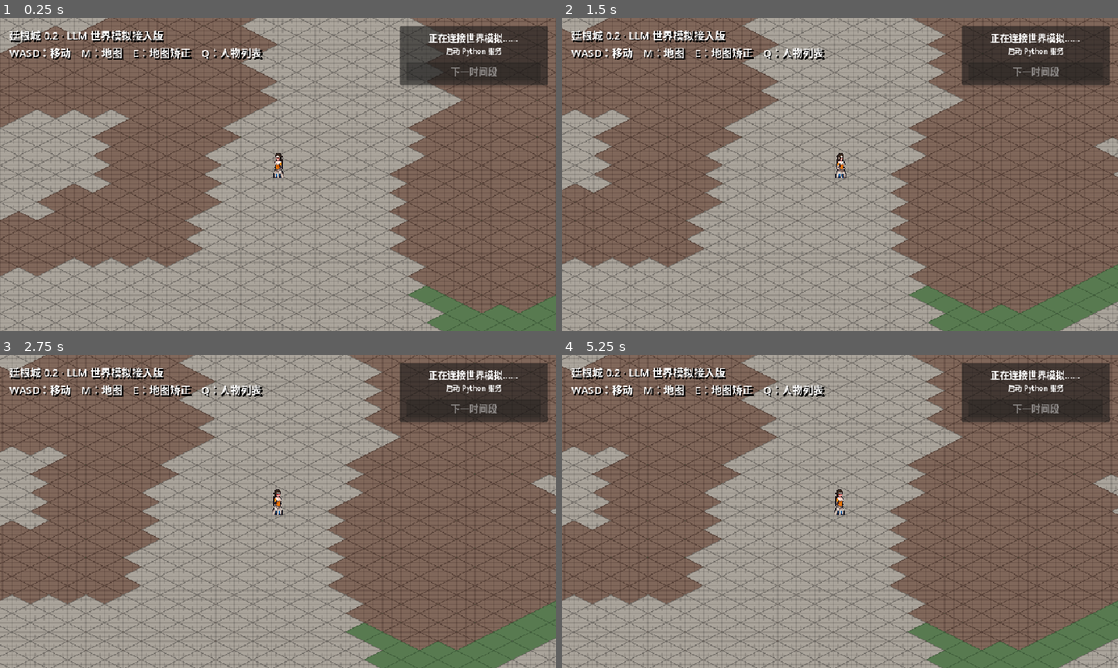
Above: before the commit, frames 1-4 (two rows, left to right).
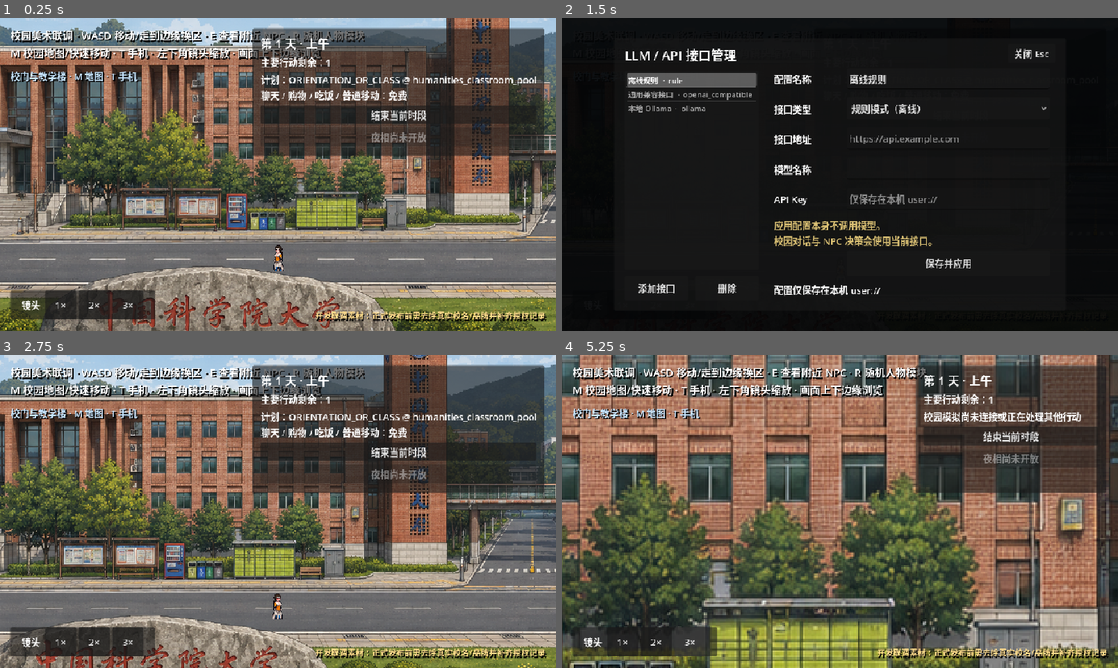
Above: after the commit, the same moments.

Repository: snappy716/LLM-simulate-society
Game: Godot game, scene res://scenes/campus/campus_collab_test.tscn
The game is run twice, just before and just after one commit, with the same random seed, the same clock (stepped at 60 frames per second) and the same inputs. Before the commit the project starts from res://scenes/debug/integration_test.tscn.
Inputs (mouse positions are in pixels of both pictures, inside the frame that each line leads up to):
- Up to frame 1 (0.25 s): no input
- Up to frame 2 (1.5 s): tap Enter at 0.5 s; move the mouse to (962, 158) at 0.52 s; hold D (move_right) 0.53-1.25 s; hold T (toggle_phone) 0.53-1.25 s; click (962, 158) at 0.67 s; click (762, 74) at 1.25 s, where only the run after the commit has a clickable "设"
- Up to frame 3 (2.75 s): click (467, 389) at 2 s, where only the run after the commit has a clickable "关闭 Esc"
- Up to frame 4 (5.25 s): click (962, 452) at 2.75 s, where only the run after the commit has a clickable "结束当前时段"; click (623, 642) at 3.5 s, where only the run after the commit has a clickable "1×"; click (656, 642) at 4.25 s, where only the run after the commit has a clickable "2×"; click (689, 642) at 5 s, where only the run after the commit has a clickable "3×"

The runs differ from the first frame. In frame 1, 88% of the frame differs, in the area x 0-100%, y 0-100%; in frame 2, 99%; in frame 3, 89%; in frame 4, 92%.

Commit message:
refactor: start campus independently and expose shared API settings

Diff:
--- a/game/project.godot
+++ b/game/project.godot
@@ -11,7 +11,7 @@
 [application]
 
 config/name="project-a-0.2"
-run/main_scene="res://scenes/debug/integration_test.tscn"
+run/main_scene="res://scenes/campus/campus_collab_test.tscn"
 config/features=PackedStringArray("4.7", "GL Compatibility")
 config/icon="res://icon.svg"
 
@@ -20,6 +20,7 @@
 SimulationBridge="*res://scripts/simulation/simulation_bridge.gd"
 CampusNavigation="*res://scripts/world/campus_navigation.gd"
 CampusPresentation="*res://scripts/world/campus_presentation.gd"
+InterfaceSettings="*res://scenes/ui/interface_settings_ui.tscn"
 
 [display]
 
--- a/game/scenes/ui/interface_settings_ui.tscn
+++ b/game/scenes/ui/interface_settings_ui.tscn
@@ -147,7 +147,7 @@
 offset_right = 752.0
 offset_bottom = 354.0
 theme_override_colors/font_color = Color(0.85, 0.75, 0.45, 1)
-text = "应用后不会立即请求模型。\n仅在深夜结束、生成次日计划时使用。"
+text = "应用配置本身不调用模型。\n校园对话与 NPC 决策会使用当前接口。"
 
 [node name="SaveApply" type="Button" parent="Panel/Window"]
 offset_left = 402.0
--- a/game/scripts/simulation/simulation_bridge.gd
+++ b/game/scripts/simulation/simulation_bridge.gd
@@ -803,7 +803,7 @@
 	if busy or _request.get_http_client_status() != HTTPClient.STATUS_DISCONNECTED:
 		return
 	_pending_operation = "snapshot"
-	var error := _request.request(_base_url + "/snapshot")
+	var error := _request.request(_base_url + "/kernel/campus-snapshot")
 	if error != OK:
 		connected = false
 
@@ -871,13 +871,14 @@
 			snapshot_updated.emit(snapshot)
 		action_completed.emit(bool(parsed.get("ok", false)), parsed)
 		return
-	snapshot = parsed
+	if not parsed.has("view_version") or not parsed.has("population") or not parsed.has("player"):
+		_finish_with_error("连接目标不是校园服务，请关闭旧服务后重试。")
+		return
+	campus_snapshot = parsed
 	connected = true
 	_retry_timer.stop()
-	connection_state_changed.emit(true, "模拟服务已连接")
-	snapshot_updated.emit(snapshot)
-	if campus_snapshot.is_empty():
-		refresh_campus_snapshot()
+	connection_state_changed.emit(true, "校园服务已连接")
+	campus_snapshot_updated.emit(campus_snapshot)
 	if operation == "step":
 		busy = false
 		advance_state_changed.emit(false)
--- a/game/scripts/ui/campus_art_map_ui.gd
+++ b/game/scripts/ui/campus_art_map_ui.gd
@@ -15,6 +15,8 @@
 
 
 func _unhandled_input(event: InputEvent) -> void:
+	if InterfaceSettings.is_open():
+		return
 	if event.is_action_pressed("toggle_map"):
 		_set_open(not _opened)
 		get_viewport().set_input_as_handled()
--- a/game/scripts/ui/campus_npc_inspector_ui.gd
+++ b/game/scripts/ui/campus_npc_inspector_ui.gd
@@ -144,6 +144,8 @@
 
 
 func _unhandled_input(event: InputEvent) -> void:
+	if InterfaceSettings.is_open():
+		return
 	if event.is_action_pressed("interact_npc"):
 		if _opened:
 			_set_open(false)
--- a/game/scripts/ui/campus_phone_ui.gd
+++ b/game/scripts/ui/campus_phone_ui.gd
@@ -1,6 +1,7 @@
 extends CanvasLayer
 
 const APPS := [
+	{"id": "settings", "name": "接口设置", "icon": "设", "color": Color("61748c")},
 	{"id": "saves", "name": "存读档", "icon": "档", "color": Color("557e91")},
 	{"id": "messages", "name": "校园通讯", "icon": "讯", "color": Color("35c96f")},
 	{"id": "courses", "name": "课程平台", "icon": "课", "color": Color("3988e8")},
@@ -111,6 +112,8 @@
 
 
 func _unhandled_input(event: InputEvent) -> void:
+	if InterfaceSettings.is_open():
+		return
 	if event.is_action_pressed("toggle_phone"):
 		_set_open(not _opened)
 		get_viewport().set_input_as_handled()
@@ -586,6 +589,10 @@
 
 
 func _open_app(app_id: String, app_name: String) -> void:
+	if app_id == "settings":
+		_set_open(false)
+		InterfaceSettings.open_settings()
+		return
 	_app_title.text = app_name
 	var is_save := app_id == "saves"
 	_save_root.visible = is_save
--- a/game/scripts/ui/interface_settings_ui.gd
+++ b/game/scripts/ui/interface_settings_ui.gd
@@ -14,9 +14,12 @@
 
 var profiles: Array[Dictionary] = []
 var selected_index := -1
+var _paused_before_open := false
 
 
 func _ready() -> void:
+	process_mode = Node.PROCESS_MODE_ALWAYS
+	add_to_group("interface_settings_ui")
 	panel.visible = false
 	for label in ["规则模式（离线）", "OpenAI 兼容接口", "Ollama（本地）"]:
 		provider.add_item(label)
@@ -32,16 +35,39 @@
 
 func _unhandled_input(event: InputEvent) -> void:
 	if event.is_action_pressed("ui_cancel"):
-		panel.visible = not panel.visible
 		if panel.visible:
-			_load_profiles()
+			_close()
+		else:
+			for group_name in ["campus_phone_ui", "campus_map_ui", "campus_npc_inspector_ui"]:
+				var other := get_tree().get_first_node_in_group(group_name)
+				if other != null and other.is_open():
+					return
+			open_settings()
 		get_viewport().set_input_as_handled()
+
+
+func is_open() -> bool:
+	return panel != null and panel.visible
+
+
+func open_settings() -> void:
+	if is_open():
+		return
+	_paused_before_open = get_tree().paused
+	_load_profiles()
+	panel.visible = true
+	get_tree().paused = true
+
+
+func _settings_path() -> String:
+	var override_path := OS.get_environment("GODOT_SIM_SETTINGS_PATH")
+	return SETTINGS_PATH if override_path.is_empty() else override_path
 
 
 func _load_profiles() -> void:
 	profiles.clear()
 	var config := ConfigFile.new()
-	if config.load(SETTINGS_PATH) == OK:
+	if config.load(_settings_path()) == OK:
 		for section in config.get_sections():
 			profiles.append({
 				"name": config.get_value(section, "name", section),
@@ -123,7 +149,7 @@
 		var section := "profile_%03d" % index
 		for key in profiles[index]:
 			config.set_value(section, key, profiles[index][key])
-	var error := config.save(SETTINGS_PATH)
+	var error := config.save(_settings_path())
 	if error != OK:
 		status.text = "本地配置保存失败：%s" % error
 
@@ -151,3 +177,4 @@
 
 func _close() -> void:
 	panel.visible = false
+	get_tree().paused = _paused_before_open
--- /dev/null
+++ b/game/tools/test_campus_startup_flow.gd
@@ -0,0 +1,58 @@
+extends SceneTree
+
+
+func _initialize() -> void:
+	call_deferred("_run")
+
+
+func _run() -> void:
+	create_timer(90).timeout.connect(func():
+		if not "--keep-open" in OS.get_cmdline_user_args():
+			push_error("campus startup test timed out")
+			quit(1)
+	)
+	assert(not OS.get_environment("GODOT_SIM_SETTINGS_PATH").is_empty(), "use an isolated settings file")
+	var bridge := root.get_node("SimulationBridge")
+	for _attempt in range(200):
+		if not (bridge.get("campus_snapshot") as Dictionary).is_empty():
+			break
+		await create_timer(0.05).timeout
+	assert(not (bridge.get("campus_snapshot") as Dictionary).is_empty())
+	assert((bridge.get("snapshot") as Dictionary).is_empty(), "no legacy handshake snapshot")
+	var main_path := String(ProjectSettings.get_setting("application/run/main_scene"))
+	assert(main_path == "res://scenes/campus/campus_collab_test.tscn")
+	change_scene_to_file(main_path)
+	await process_frame
+	await process_frame
+	var phone := current_scene.get_node("CampusPhoneUI")
+	phone.call("_set_open", true)
+	phone.call("_open_app", "settings", "接口设置")
+	var settings := root.get_node("InterfaceSettings")
+	assert(settings.call("is_open"))
+	assert(paused and not phone.call("is_open"))
+	# A gameplay hotkey must not open a second overlay over API settings.
+	var hotkey := InputEventAction.new()
+	hotkey.action = "toggle_phone"
+	hotkey.pressed = true
+	phone.call("_unhandled_input", hotkey)
+	assert(not phone.call("is_open"))
+	(settings.get_node("Panel/Window/SaveApply") as Button).pressed.emit()
+	var configured = await bridge.interface_configured
+	assert(bool(configured[0]), "offline configuration failed: %s" % configured[1])
+	assert(FileAccess.file_exists(OS.get_environment("GODOT_SIM_SETTINGS_PATH")))
+	assert(not bool(configured[1].status.configured))
+	assert((settings.get("status") as Label).text.contains("接口已应用"))
+	settings.call("_close")
+	assert(not paused)
+	var escape := InputEventAction.new()
+	escape.action = "ui_cancel"
+	escape.pressed = true
+	settings.call("_unhandled_input", escape)
+	assert(settings.call("is_open") and paused)
+	settings.call("_unhandled_input", escape)
+	assert(not settings.call("is_open") and not paused)
+	phone.call("_set_open", true)
+	phone.call("_open_app", "settings", "接口设置")
+	print("CAMPUS_STARTUP_FLOW_OK campus_default campus_handshake offline_settings modal_guard stable_user_path")
+	if not "--keep-open" in OS.get_cmdline_user_args():
+		quit(0)
Not shown, added: game/tools/test_campus_startup_flow.gd.uid
Not shown, changed: README.md
Not shown, changed: design/ARCHITECTURE.md
Not shown, changed: design/IMPLEMENTATION_ROADMAP.md
Not shown, changed: design/LEGACY_RETIREMENT.md
Not shown, changed: production/VERIFICATION.md
Not shown, changed: simulation/__init__.py
Not shown, changed: simulation/__main__.py
Not shown, added: simulation/api/legacy_bridge.py
Not shown, changed: simulation/api/server.py
Not shown, added: simulation/settings.py
Not shown, changed: tests/test_architecture_contracts.py
(and 7 more such lines)
